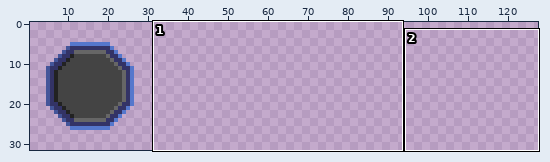
Sprite sheet, stored at umon/art/imgs/butt_01.png. The picture above shows the old version from afar; the outline marks the close-up.
Close-up. First the earlier version:
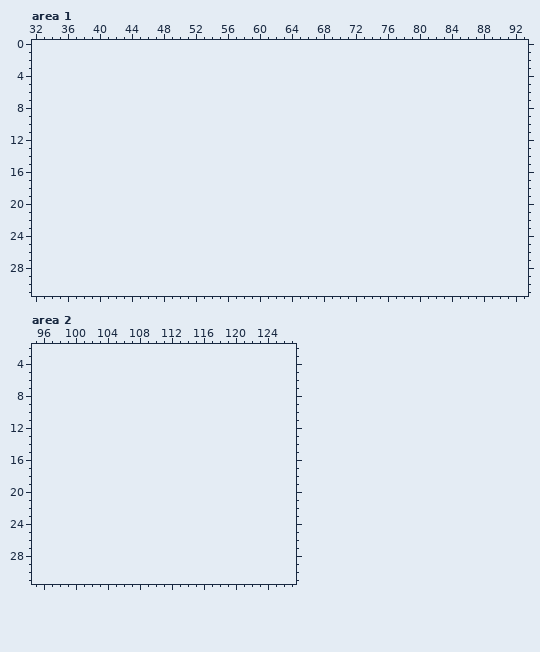
The file is 32x32 pixels. Shown: area 1: x 32..93, y 0..31; area 2: x 95..127, y 2..31. The old version is drawn lined up with the new one, on the new canvas. The wide view leaves out empty margins.
Now the later version:
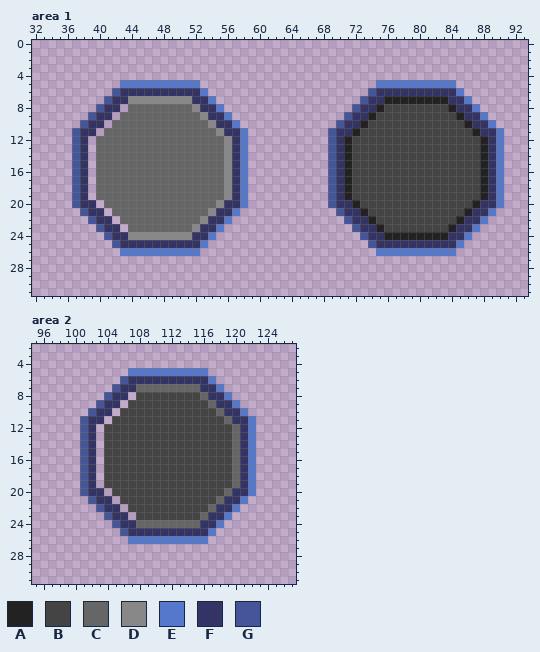
Palette (. is transparent): A #222222  B #444444  C #666666  D #888888  E #5577cc  F #333366  G #445599
The commit says: hover states for BUTTS
Change:
canvas 32x32 -> 128x32
Area 1:
y 5: x 43..52 .......... -> EEEEEEEEEE; x 75..84 .......... -> EEEEEEEEEE
y 6: x 42..53 ............ -> GFFFFFFFFFFE; x 74..85 ............ -> GFFFFFFFFFFE
y 7: x 41..54 .............. -> GFFDDDDDDDDFFE; x 73..86 .............. -> GFFAAAAAAAAFFE
y 8: x 40..42 ... -> GFF; x 44..55 ............ -> CCCCCCCCDFFE; x 72..87 ................ -> GFFABBBBBBBBAFFE
y 9: x 39..41 ... -> GFF; x 43..56 .............. -> CCCCCCCCCCDFFE; x 71..88 .................. -> GFFABBBBBBBBBBAFFE
y 10: x 38..40 ... -> GFF; x 42..57 ................ -> CCCCCCCCCCCCDFFE; x 70..89 .................... -> GFFABBBBBBBBBBBBAFFE
y 11: x 37..39 ... -> GFF; x 41..58 .................. -> CCCCCCCCCCCCCCDFFE; x 69..90 ...................... -> GFFABBBBBBBBBBBBBBAFFE
y 12..19: x 37..38 .. -> GF; x 40..58 ................... -> CCCCCCCCCCCCCCCCDFE; x 69..90 ...................... -> GFABBBBBBBBBBBBBBBBAFE
y 20: x 37..39 ... -> GFF; x 41..58 .................. -> CCCCCCCCCCCCCCDFFE; x 69..90 ...................... -> GFFABBBBBBBBBBBBBBAFFE
y 21: x 38..40 ... -> GFF; x 42..57 ................ -> CCCCCCCCCCCCDFFE; x 70..89 .................... -> GFFABBBBBBBBBBBBAFFE
y 22: x 39..41 ... -> GFF; x 43..56 .............. -> CCCCCCCCCCDFFE; x 71..88 .................. -> GFFABBBBBBBBBBAFFE
y 23: x 40..42 ... -> GFF; x 44..55 ............ -> CCCCCCCCDFFE; x 72..87 ................ -> GFFABBBBBBBBAFFE
y 24: x 41..54 .............. -> GFFDDDDDDDDFFE; x 73..86 .............. -> GFFAAAAAAAAFFE
y 25: x 42..53 ............ -> GFFFFFFFFFFE; x 74..85 ............ -> GFFFFFFFFFFE
y 26: x 43..52 .......... -> EEEEEEEEEE; x 75..84 .......... -> EEEEEEEEEE
Area 2:
y 5: x 107..116 .......... -> EEEEEEEEEE
y 6: x 106..117 ............ -> GFFFFFFFFFFE
y 7: x 105..118 .............. -> GFFCCCCCCCCFFE
y 8: x 104..106 ... -> GFF; x 108..119 ............ -> BBBBBBBBCFFE
y 9: x 103..105 ... -> GFF; x 107..120 .............. -> BBBBBBBBBBCFFE
y 10: x 102..104 ... -> GFF; x 106..121 ................ -> BBBBBBBBBBBBCFFE
y 11: x 101..103 ... -> GFF; x 105..122 .................. -> BBBBBBBBBBBBBBCFFE
y 12..19: x 101..102 .. -> GF; x 104..122 ................... -> BBBBBBBBBBBBBBBBCFE
y 20: x 101..103 ... -> GFF; x 105..122 .................. -> BBBBBBBBBBBBBBCFFE
y 21: x 102..104 ... -> GFF; x 106..121 ................ -> BBBBBBBBBBBBCFFE
y 22: x 103..105 ... -> GFF; x 107..120 .............. -> BBBBBBBBBBCFFE
y 23: x 104..106 ... -> GFF; x 108..119 ............ -> BBBBBBBBCFFE
y 24: x 105..118 .............. -> GFFCCCCCCCCFFE
y 25: x 106..117 ............ -> GFFFFFFFFFFE
y 26: x 107..116 .......... -> EEEEEEEEEE
Boxes around the changes in both close-ups, in picture pixels (x1, y1, x2, y2):
added: (72, 80, 248, 256)
added: (328, 80, 504, 256)
added: (80, 368, 256, 544)
